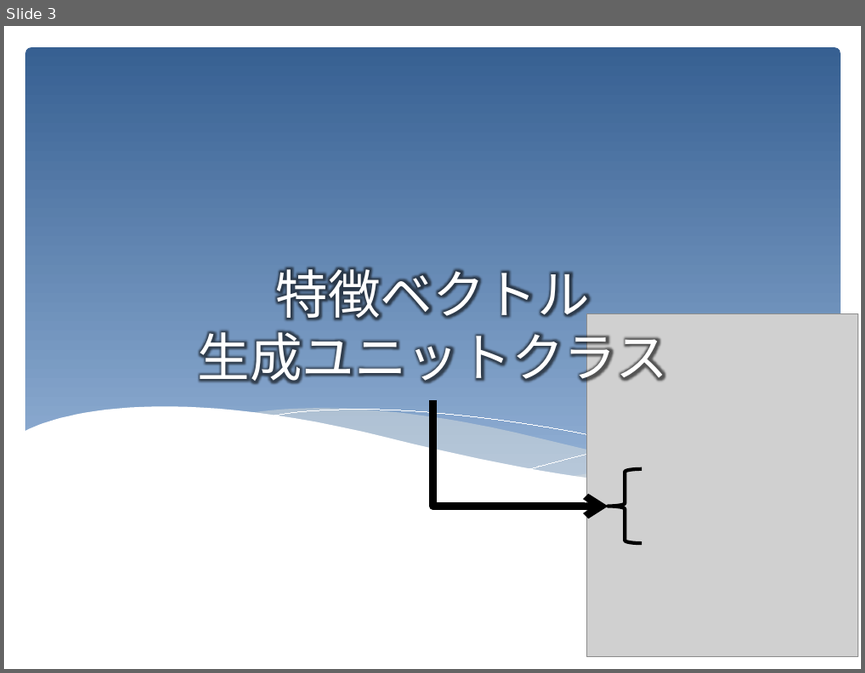
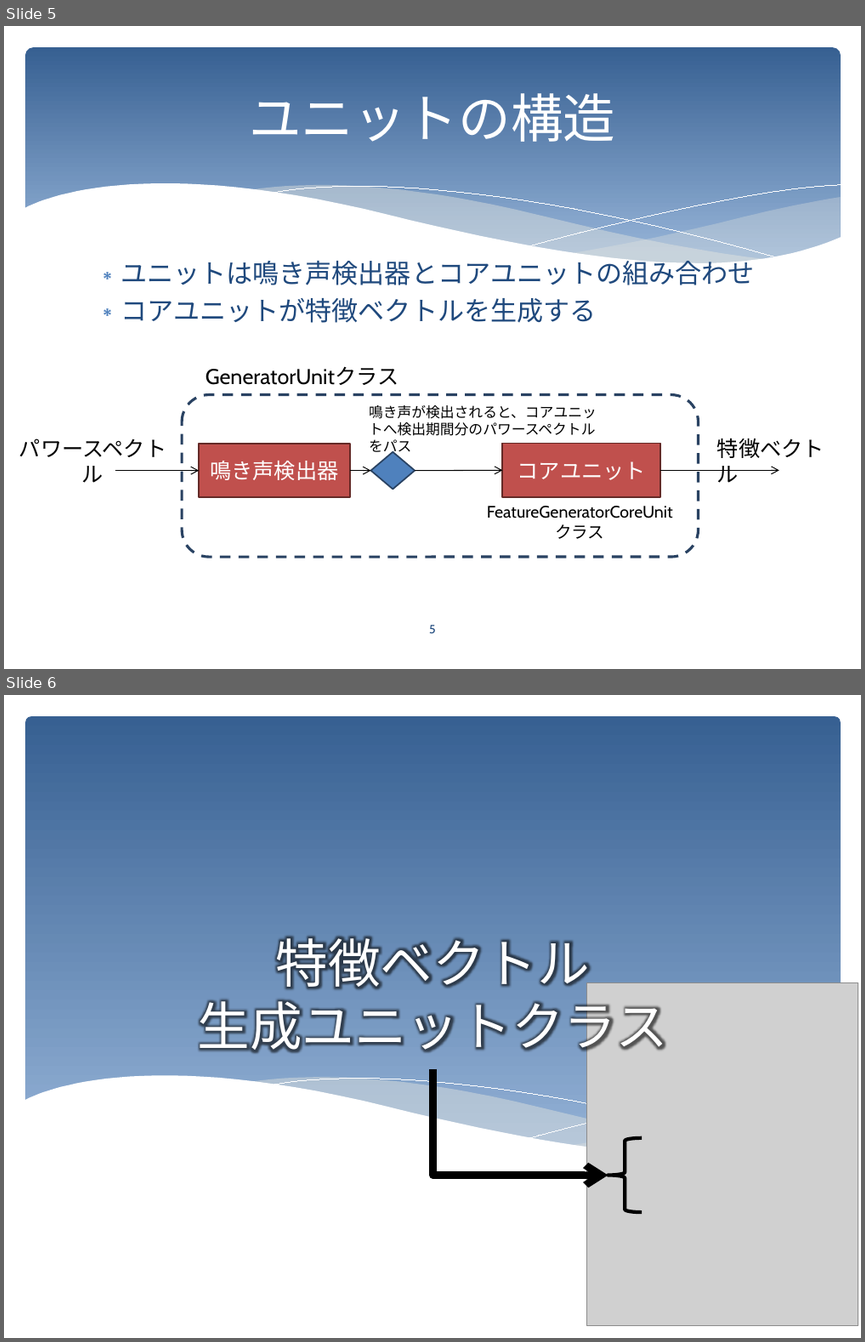
Before and after one commit to KatsuhiroMorishita/birdsong_project, a slide deck: doc/実装している特徴ベクトル生成クラスの仕様.pptx. Shown one above the other, each under a label of ours: slide 3 before the commit, slides 5 and 6 after it. The pictures are 865x673 and 865x1342 pixels, drawn with LibreOffice and Linux fonts; fonts in the diff are those of the drawing; grey boxes stand for pictures. Boxes give left, top, right and bottom in pixels: in the first picture for what was removed or moved away, otherwise in the second. Text is boxed around its words. In the diff, an @@ line names an element or a change of style, - is before the commit and + after.

Commit message:
ドキュメントの更新
説明書における記述の古い部分を修正した。

```diff
--- a/doc/実装している特徴ベクトル生成クラスの仕様.pptx
+++ b/doc/実装している特徴ベクトル生成クラスの仕様.pptx
@@ slide 5 added at (4, 26, 861, 669), background #FFFFFF @@
@@ rounded rectangle added at (25, 47, 840, 278), fill gradient #376092 to #95B3D7 @@
@@ title added at (249, 93, 615, 142), 44 pt, text #FFFFFF @@
+ユニットの構造
@@ group added at (24, 183, 841, 308): 5 freeform shapes @@
@@ text added at (120, 256, 755, 323), 22.2 pt, text #1F497D @@
+∗ ユニットは鳴き声検出器とコアユニットの組み合わせ
+∗ コアユニットが特徴ベクトルを生成する
@@ text added at (205, 366, 398, 385), 18 pt, text #000000 @@
+GeneratorUnitクラス
@@ rounded rectangle added at (182, 394, 698, 556), outline #294363 2.25 pt dashed @@
@@ text added at (369, 405, 596, 436), 12 pt, text #000000 @@
+鳴き声が検出されると、コアユニットへ検出期間分のパワースペクトルをパス
@@ text added at (19, 438, 166, 482), 18 pt, text #000000 @@
+パワースペクトル
@@ rectangle added at (199, 443, 349, 497), fill #C0504D, outline #642A28 1.25 pt, 18 pt, text #FFFFFF @@
+鳴き声検出器
@@ diamond added at (370, 452, 415, 488), fill #4F81BD, outline #294363 1.25 pt @@
@@ rectangle added at (503, 443, 660, 497), fill #C0504D, outline #642A28 1.25 pt, 18 pt, text #FFFFFF @@
+コアユニット
@@ text added at (717, 437, 824, 482), 18 pt, text #000000 @@
+特徴ベクトル
@@ arrow added from (115, 471) to (199, 471), #000000 0.75 pt @@
@@ arrow added from (350, 471) to (370, 471), #000000 0.75 pt @@
@@ arrow added from (415, 471) to (503, 470), #000000 0.75 pt @@
@@ arrow added from (660, 470) to (779, 470), #000000 0.75 pt @@
@@ text added at (487, 505, 673, 539), 14 pt, text #000000 @@
+FeatureGeneratorCoreUnit
+クラス
@@ page number added at (429, 624, 436, 633), 10 pt, text #1F497D @@
+5
@@ what was slide 3 is now slide 6 @@
```
Also in this commit, not shown: 4 slides changed, 3 other slides added, 9 other files.
